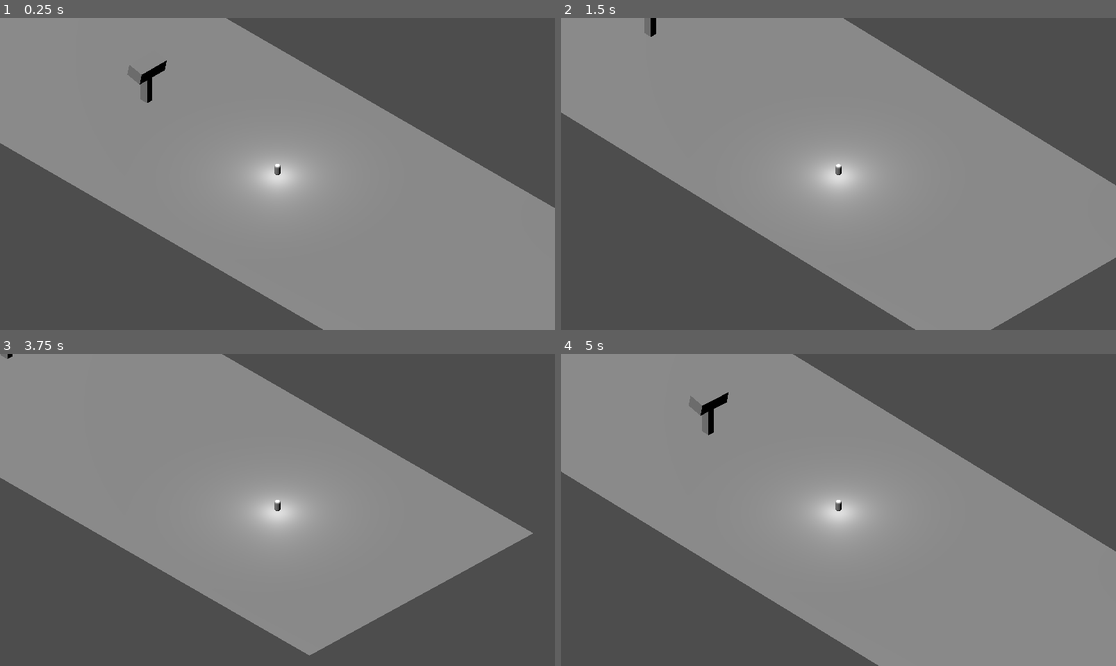
Above: before the commit, frames 1-4 (two rows, left to right).
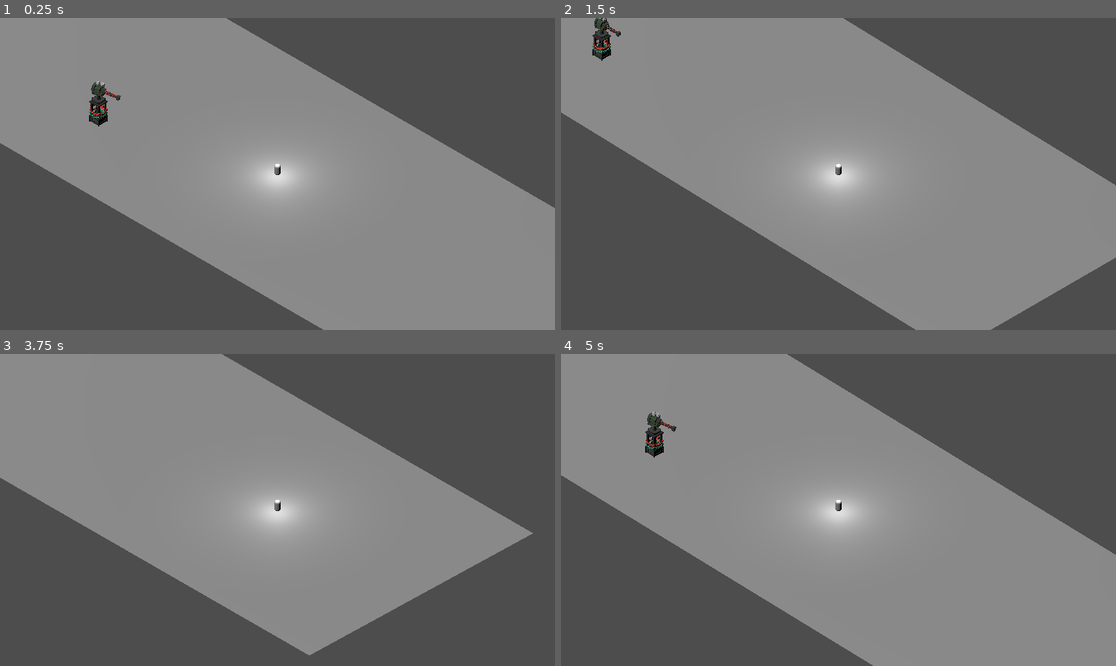
Above: after the commit, the same moments.

Repository: tobybenjaminclark/sussexgamejam
Game: Godot game, scene res://tower.tscn
The game is run twice, just before and just after one commit, with the same random seed, the same clock (stepped at 60 frames per second) and the same inputs.
Inputs:
- Up to frame 1 (0.25 s): no input
- Up to frame 2 (1.5 s): tap Enter (ui_accept) at 0.5, 0.77 s; hold Right (ui_right) 0.53-1.28 s; hold Down (ui_down) from 1.28 s (still down)
- Up to frame 3 (3.75 s): tap Enter (ui_accept) at 1.52, 3.02 s; release Down (ui_down) at 2.03 s; hold Right (ui_right) 2.03-2.78 s; hold Up (ui_up) 2.78-3.53 s; hold Left (ui_left) from 3.53 s (still down)
- Up to frame 4 (5 s): keep holding Left (ui_left); tap Enter (ui_accept) at 3.77, 4.52 s

The runs differ from the first frame. In frame 1, 0.7% of the frame differs, in the area x 16-31%, y 13-35%; in frame 2, 0.5%; in frame 3, less than 0.1%; in frame 4, 2.0%, in the area x 0-100%, y 0-100%.

Commit message:
add: snowball gun

Diff:
--- a/susgame/tower.gd
+++ b/susgame/tower.gd
@@ -14,7 +14,7 @@
 
 
 func _ready():
-	player = get_node_or_null("../Player")
+	player = get_node_or_null("/root/Node3D/Player")
 
 
 
@@ -32,12 +32,23 @@
 
 
 
+# Called when the shoot button is pressed
 func shoot_bullet():
 	var bullet = bullet_scene.instantiate()
-	bullet.global_transform.origin = global_transform.origin + Vector3.UP * 2  # Adjust starting position
-	bullet.look_at(player.global_transform.origin, Vector3.UP)  # Make bullet face the player
 
-	# Calculate direction towards player
+	# Create a Node3D at the end of the barrel (or use an existing one)
+	var muzzle_node = get_node_or_null("MuzzleNode")
+
+	# Optionally, add the muzzle node to the scene for debugging or visual purposes
+	get_tree().current_scene.add_child(muzzle_node)
+
+	# Position the bullet at the muzzle position
+	bullet.global_transform.origin = muzzle_node.global_transform.origin
+
+	# Make bullet face the player
+	bullet.look_at(player.global_transform.origin, Vector3.UP)
+
+	# Calculate direction towards the player
 	var direction = (player.global_transform.origin - bullet.global_transform.origin).normalized()
 
 	# Set the velocity of the bullet (direction * speed)
@@ -47,4 +58,5 @@
 	if bullet is RigidBody3D:
 		bullet.linear_velocity = velocity
 
+	# Add the bullet to the scene
 	get_tree().current_scene.add_child(bullet)
--- a/susgame/tower.tscn
+++ b/susgame/tower.tscn
@@ -1,9 +1,13 @@
-[gd_scene load_steps=10 format=3 uid="uid://btks3vl2yjdva"]
+[gd_scene load_steps=14 format=3 uid="uid://btks3vl2yjdva"]
 
 [ext_resource type="Script" path="res://camera.gd" id="1_nmnx0"]
 [ext_resource type="Script" path="res://player.gd" id="2_fwmk0"]
+[ext_resource type="Texture2D" uid="uid://dbp8qnywugwvu" path="res://assets/tower_base.png" id="3_u3ksm"]
 [ext_resource type="Script" path="res://tower.gd" id="3_ur7kr"]
 [ext_resource type="PackedScene" uid="uid://04ygyl54w7je" path="res://tower_bullet.tscn" id="4_aa0th"]
+[ext_resource type="ArrayMesh" uid="uid://curqt0vakt7dl" path="res://assets/tower_base.obj" id="4_ky75q"]
+[ext_resource type="Texture2D" uid="uid://c1tyrenn48s3e" path="res://assets/tower_head.png" id="5_gx2n8"]
+[ext_resource type="ArrayMesh" uid="uid://bnrtj0eleuson" path="res://assets/tower_head.obj" id="6_3lkkv"]
 
 [sub_resource type="PlaneMesh" id="PlaneMesh_kq87g"]
 
@@ -13,9 +17,11 @@
 radius = 0.1
 height = 0.4
 
-[sub_resource type="BoxMesh" id="BoxMesh_x33w6"]
+[sub_resource type="StandardMaterial3D" id="StandardMaterial3D_w8b64"]
+albedo_texture = ExtResource("3_u3ksm")
 
-[sub_resource type="BoxMesh" id="BoxMesh_7v146"]
+[sub_resource type="StandardMaterial3D" id="StandardMaterial3D_lsll5"]
+albedo_texture = ExtResource("5_gx2n8")
 
 [node name="Node3D" type="Node3D"]
 transform = Transform3D(1.00693, 0, 0, 0, 1.00693, 0, 0, 0, 1.00693, 0, 0, 0)
@@ -41,7 +47,7 @@
 [node name="RigidBody3D" type="RigidBody3D" parent="Player"]
 
 [node name="CollisionShape3D" type="CollisionShape3D" parent="Player"]
-transform = Transform3D(0.174111, 0, 0, 0, 0.115569, 0, 0, 0, 0.177485, 0.0016621, 0.142168, -0.00171467)
+transform = Transform3D(1, 0, 0, 0, 1, 0, 0, 0, 1, 0, 0.106148, 0)
 shape = SubResource("CapsuleShape3D_tt8iy")
 
 [node name="OmniLight3D" type="OmniLight3D" parent="Player"]
@@ -54,13 +60,22 @@
 [node name="DirectionalLight3D" type="DirectionalLight3D" parent="."]
 transform = Transform3D(0.993118, 0, 0, 0, 0.507059, 0.853917, 0, -0.853917, 0.507059, -4.7448e-07, 3.35886, 4.62456e-10)
 
-[node name="Tower" type="MeshInstance3D" parent="."]
-transform = Transform3D(1.13372, -0.00763912, 0.00602374, 0.0198802, 0.438085, -0.00526318, -0.0117851, 0.0041215, 0.570602, -5.87354, 1.2803, 0)
-mesh = SubResource("BoxMesh_x33w6")
+[node name="TowerBase" type="MeshInstance3D" parent="."]
+transform = Transform3D(0.3, 0, 0, 0, 0.3, 0, 0, 0, 0.3, -6.0556, 0, 2.00151)
+material_override = SubResource("StandardMaterial3D_w8b64")
+mesh = ExtResource("4_ky75q")
+
+[node name="Node3D" type="Node3D" parent="TowerBase"]
+transform = Transform3D(1, 0, 0, 0, 1, 0, 0, 0, 1, 0, 3.87153, 0)
 script = ExtResource("3_ur7kr")
-detection_range = 1e+10
+detection_range = 999.0
 bullet_scene = ExtResource("4_aa0th")
 
-[node name="TowerNode" type="MeshInstance3D" parent="."]
-transform = Transform3D(0.297285, 0, 0, 0, 2.27621, 0, 0, 0, 0.230324, -5.90244, 0, 0)
-mesh = SubResource("BoxMesh_7v146")
+[node name="TowerHead" type="MeshInstance3D" parent="TowerBase/Node3D"]
+transform = Transform3D(-1, 0.000131563, -0.000587184, 0.000133063, 0.999997, -0.00256581, 0.000586846, -0.00256589, -0.999997, 0.026062, -0.461343, -1.62176)
+material_override = SubResource("StandardMaterial3D_lsll5")
+mesh = ExtResource("6_3lkkv")
+skeleton = NodePath("../../..")
+
+[node name="MuzzleNode" type="Node3D" parent="TowerBase/Node3D"]
+transform = Transform3D(1, 0, 0, 0, 1, 0, 0, 0, 1, 0, 0.596558, -2.37428)
Not shown, added: susgame/assets/tower_base.obj
Not shown, added: susgame/assets/tower_base.obj.import
Binary file added: susgame/assets/tower_base.png
Not shown, added: susgame/assets/tower_base.png.import
Not shown, added: susgame/assets/tower_head.obj
Not shown, added: susgame/assets/tower_head.obj.import
Binary file added: susgame/assets/tower_head.png
Not shown, added: susgame/assets/tower_head.png.import
Not shown, added: models/tower_base.mtl
Not shown, added: models/tower_base.obj
Not shown, added: models/tower_base.png
Not shown, added: models/tower_head.mtl
(and 2 more such lines)
